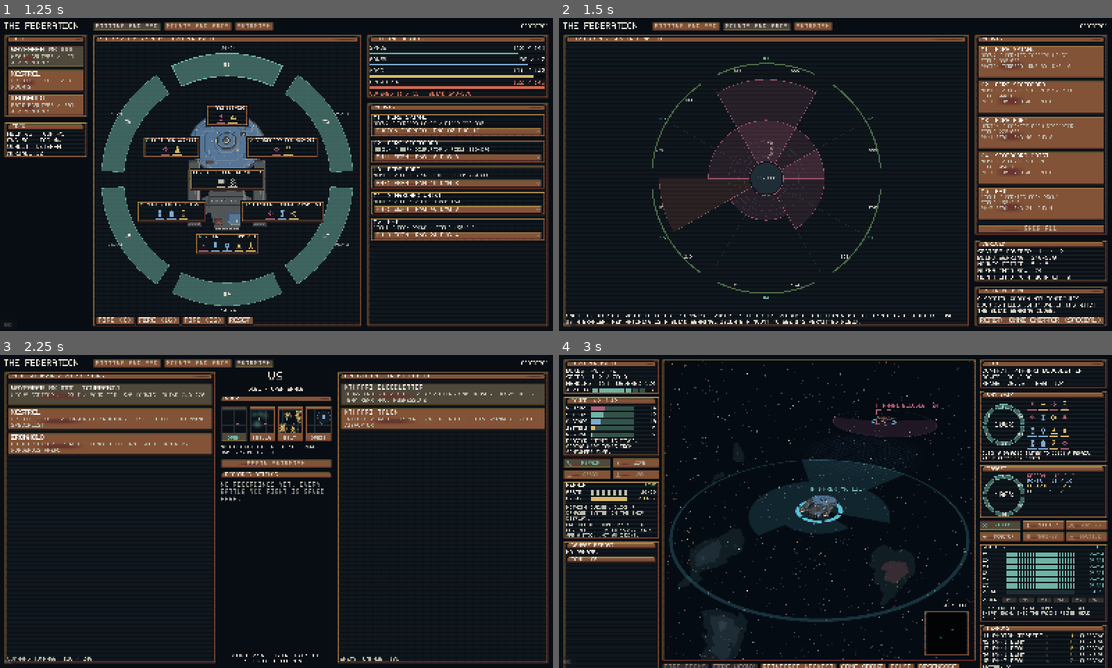
Above: before the commit, frames 1-4 (two rows, left to right).
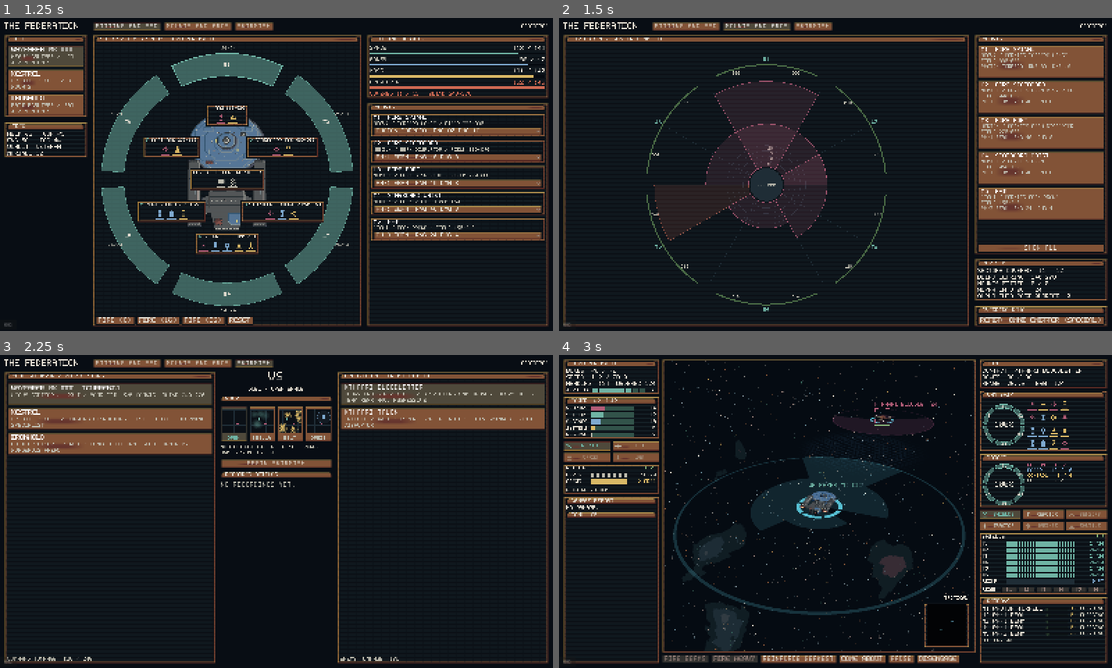
Above: after the commit, the same moments.

Repository: RubenTipparach/the-federation
Game: Godot game, scene res://scenes/main.tscn
Same seed, same stepped clock (60 frames per second), same inputs: the game is played once before the commit and once after it.
Inputs:
- Up to frame 1 (1.25 s): click "Fitting and SSD" at 0.5 s
- Up to frame 2 (1.5 s): click "Mounts and arcs" at 1.25 s
- Up to frame 3 (2.25 s): click "Skirmish" at 2 s
- Up to frame 4 (3 s): click "Begin skirmish" at 2.75 s

Frame 1 is identical in both runs. In frame 2, 7.0% of the frame differs, in the area x 1-100%, y 13-98%; in frame 3, 0.3%; in frame 4, 19%, in the area x 0-100%, y 1-100%.

Commit message:
Strip the instructional prose out of the screens
Six blocks of text explained the game to the player instead of reporting its
state, and between them they were a large fraction of the words on screen.
None of them had a job once you knew what you were looking at, and a battle
screen is read at a glance or not at all.

Removed:
  power panel      "Reactor output is fixed. Adding here takes from..."
  own ship panel   "Click a damaged system to queue a repair. Right click..."
  repair queue     "Nothing queued. Click a damaged system on the ship..."
  arc wheel        "Angle is bearing, 000 dead ahead, clockwise. Radius..."
  override demo    "A special weapon may ignore its mount's field. Swap..."
  skirmish         "Your current design fights the selected AI opponent."
  replay list      "No recordings yet. Every battle you fight is saved here."

The station blurbs move from a label under every station panel to that
panel's tooltip, which is the pattern the map cards already use: the sentence
survives for anyone who wants it and stops taking a permanent bite out of the
column. "Nothing queued" keeps its four words, because an empty queue still
has to say it is empty.

There is a second gain. Every one of the removed labels was autowrapped, so
each was both a victim and a cause of the layout drift: the column width set
their wrap, their wrapped height set the column's, and a number changing
width somewhere else moved all of it. Four of the worst offenders are gone.

Co-Authored-By: Claude Opus 5 <noreply@anthropic.com>
Claude-Session: https://claude.ai/code/session_01CvwCzyN7nJMTRzM6y36WyC

Diff:
--- a/scenes/arcs.tscn
+++ b/scenes/arcs.tscn
@@ -28,12 +28,6 @@
 size_flags_vertical = 3
 custom_minimum_size = Vector2(420, 420)
 script = ExtResource("2")
-
-[node name="Note" type="Label" parent="WheelPanel/V"]
-layout_mode = 2
-theme_override_font_sizes/font_size = 11
-autowrap_mode = 2
-text = "Angle is bearing, 000 dead ahead, clockwise. Radius is effective range: a long thin wedge is a sniper, a short fat one is a brawler. Red hatching is a blind bearing. Isolate a mount to see its permitted field."
 
 [node name="Right" type="VBoxContainer" parent="."]
 layout_mode = 2
@@ -99,12 +93,6 @@
 text = "OVERRIDE DEMO"
 theme_type_variation = &"HeaderLabel"
 
-[node name="Note" type="Label" parent="Right/OverridePanel/V"]
-layout_mode = 2
-theme_override_font_sizes/font_size = 11
-autowrap_mode = 2
-text = "A special weapon may ignore its mount's field. Swap one in and watch the blind bearing close."
-
 [node name="Swap" type="Button" parent="Right/OverridePanel/V"]
 layout_mode = 2
 text = "Refit: Omni Emitter"
--- a/scenes/combat.tscn
+++ b/scenes/combat.tscn
@@ -167,12 +167,6 @@
 theme_override_font_sizes/font_size = 11
 horizontal_alignment = 2
 text = "0"
-
-[node name="Note" type="Label" parent="Left/PowerPanel/V"]
-layout_mode = 2
-theme_override_font_sizes/font_size = 10
-autowrap_mode = 2
-text = "Reactor output is fixed. Adding here takes from somewhere else."
 
 [node name="KeepTabs" parent="Left" instance=ExtResource("9")]
 layout_mode = 2
@@ -452,12 +446,6 @@
 [node name="Display" parent="Right/OwnPanel/V" instance=ExtResource("8")]
 layout_mode = 2
 
-[node name="Hint" type="Label" parent="Right/OwnPanel/V"]
-layout_mode = 2
-theme_override_font_sizes/font_size = 9
-autowrap_mode = 2
-text = "Click a damaged system to queue a repair. Right click for detail."
-
 [node name="TargetDisplayPanel" type="PanelContainer" parent="Right"]
 layout_mode = 2
 
--- a/scenes/skirmish.tscn
+++ b/scenes/skirmish.tscn
@@ -89,13 +89,6 @@
 size_flags_horizontal = 3
 theme_override_constants/separation = 4
 
-[node name="Hint" type="Label" parent="Mid"]
-layout_mode = 2
-theme_override_font_sizes/font_size = 10
-horizontal_alignment = 1
-autowrap_mode = 2
-text = "Your current design fights the selected AI opponent."
-
 [node name="Foes" type="PanelContainer" parent="."]
 layout_mode = 2
 size_flags_horizontal = 3
--- a/scenes/ui/subsystem_panel.tscn
+++ b/scenes/ui/subsystem_panel.tscn
@@ -225,12 +225,6 @@
 theme_override_font_sizes/font_size = 10
 text = ""
 
-[node name="Blurb" type="Label" parent="V"]
-layout_mode = 2
-theme_override_font_sizes/font_size = 9
-autowrap_mode = 2
-text = ""
-
 [node name="Fix" type="Button" parent="V"]
 layout_mode = 2
 focus_mode = 0
--- a/src/ui/skirmish_screen.gd
+++ b/src/ui/skirmish_screen.gd
@@ -61,7 +61,7 @@
 	var paths: Array[String] = ReplayStore.list_paths()
 	if paths.is_empty():
 		var empty: Label = Label.new()
-		empty.text = "No recordings yet. Every battle you fight is saved here."
+		empty.text = "No recordings yet."
 		empty.autowrap_mode = TextServer.AUTOWRAP_WORD_SMART
 		empty.add_theme_color_override("font_color", Palette.DIM)
 		list.add_child(empty)
--- a/src/ui/subsystem_panel.gd
+++ b/src/ui/subsystem_panel.gd
@@ -76,8 +76,10 @@
 	var index: int = SystemTabs.system_index_for(_station, _ship.systems)
 
 	$V/Head/Title.text = String(spec["label"]).to_upper()
-	$V/Blurb.text = String(spec["blurb"])
-	$V/Blurb.add_theme_color_override("font_color", Palette.DIM)
+	# What the station is for lives in a tooltip, not on the panel. A battle
+	# screen has no room for prose and a player under fire has no time for it,
+	# so the sentence is available on a hover and absent from the layout.
+	tooltip_text = String(spec["blurb"])
 
 	# Reset the authored rows, then let the station turn on the ones it wants.
 	for i in range(ROW_COUNT):
@@ -234,7 +236,7 @@
 
 	$V/Total.visible = true
 	if jobs.is_empty():
-		$V/Total.text = "Nothing queued. Click a damaged system on the ship display."
+		$V/Total.text = "NOTHING QUEUED"
 		$V/Total.add_theme_color_override("font_color", Palette.DIM)
 	else:
 		var total: int = RepairModel.queue_cost(_ship.systems, jobs, tuning)
